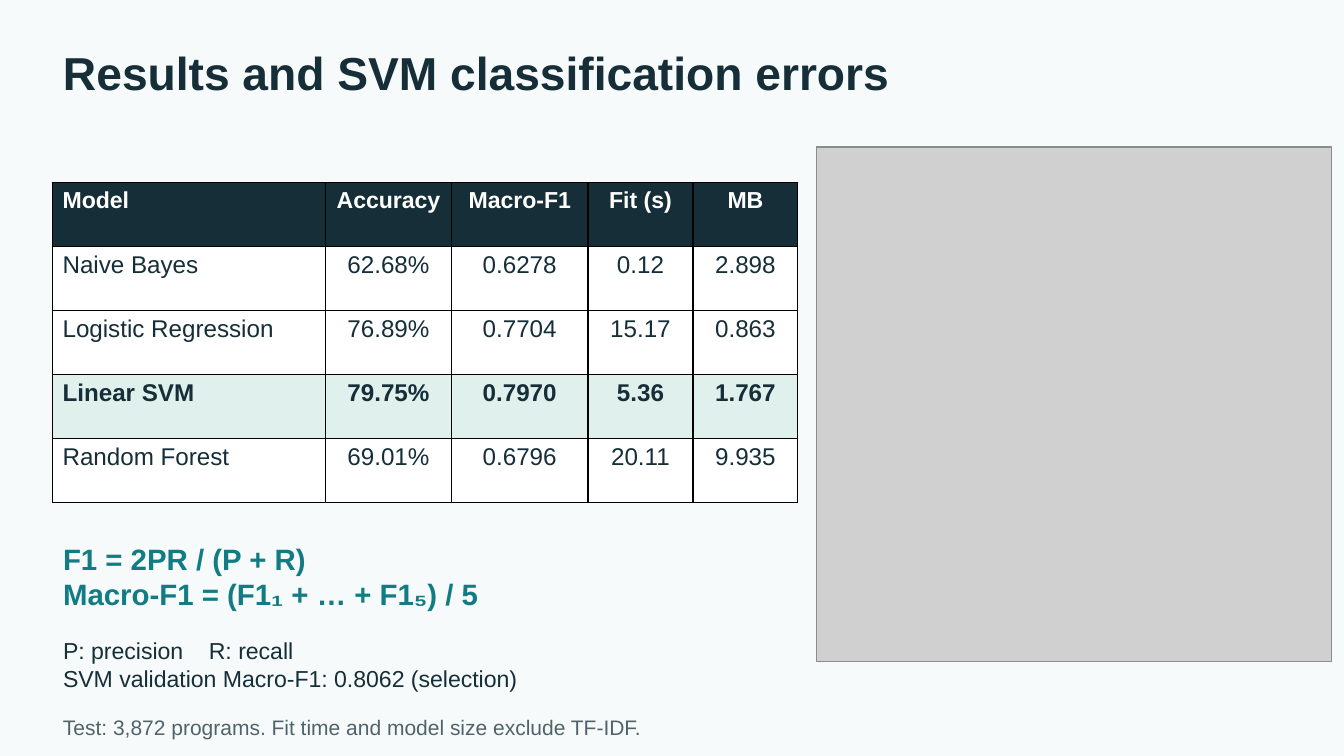
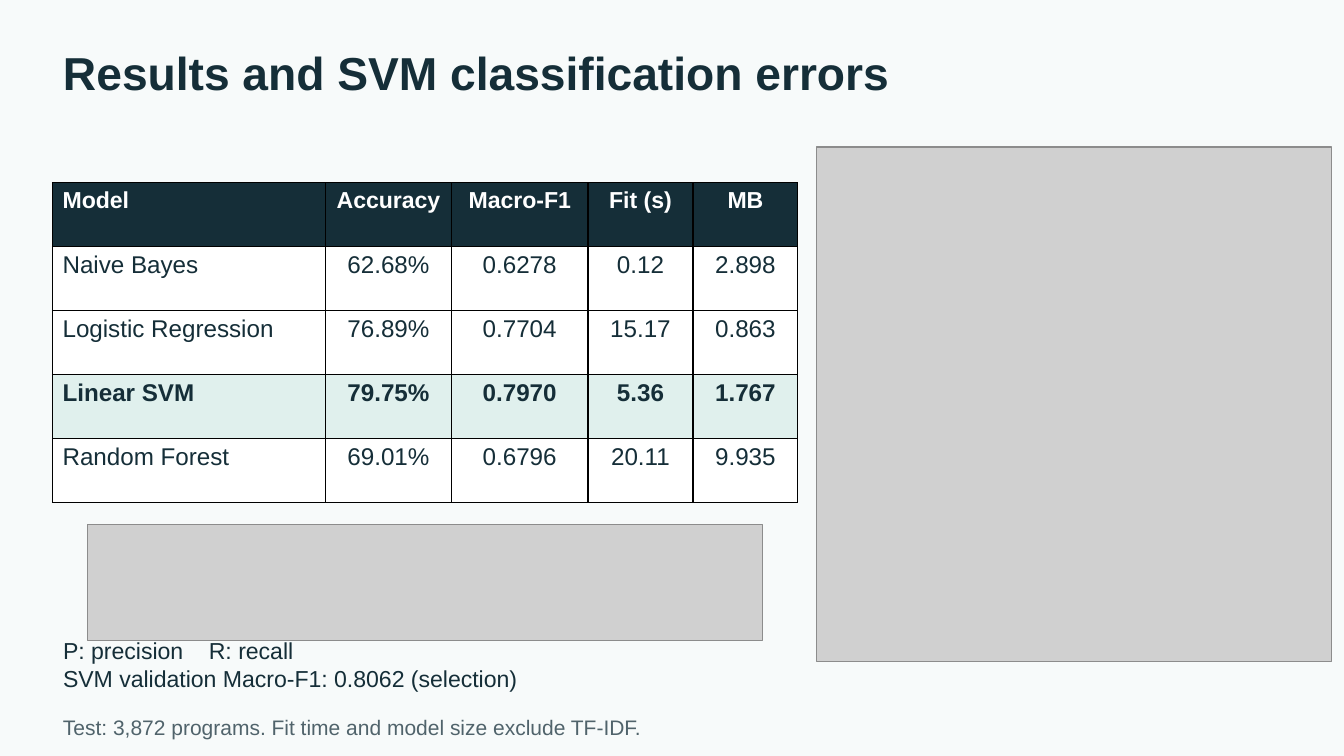
Before and after one commit to S3eeDTR/LLM-AuthorBench-Assignment, a slide deck: slide 4 of submission/Assignment.pptx. Drawn at 1344x756 pixels with LibreOffice and Linux fonts; fonts in the diff are those of the drawing; grey boxes stand for pictures. Boxes give left, top, right and bottom in pixels: in the first picture for what was removed or moved away, otherwise in the second. Text is boxed around its words. In the diff, an @@ line names an element or a change of style, - is before the commit and + after.

```diff
--- a/submission/Assignment.pptx
+++ b/submission/Assignment.pptx
@@ picture added at [88, 525, 763, 641] @@
@@ text removed at [63, 548, 478, 611] @@
-F1 = 2PR / (P + R)
-Macro-F1 = (F1₁ + … + F1₅) / 5
```
Also in this commit, not shown: 1 other slide changed, 4 other files.
